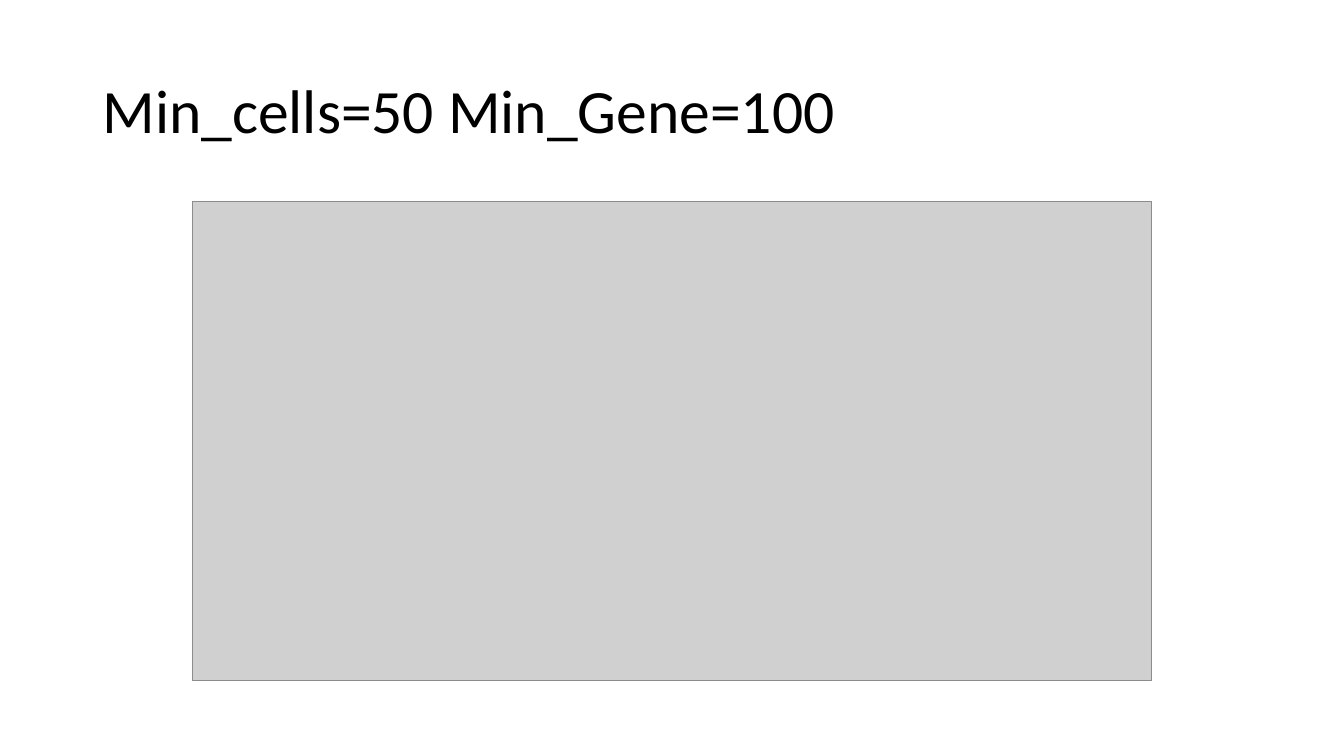
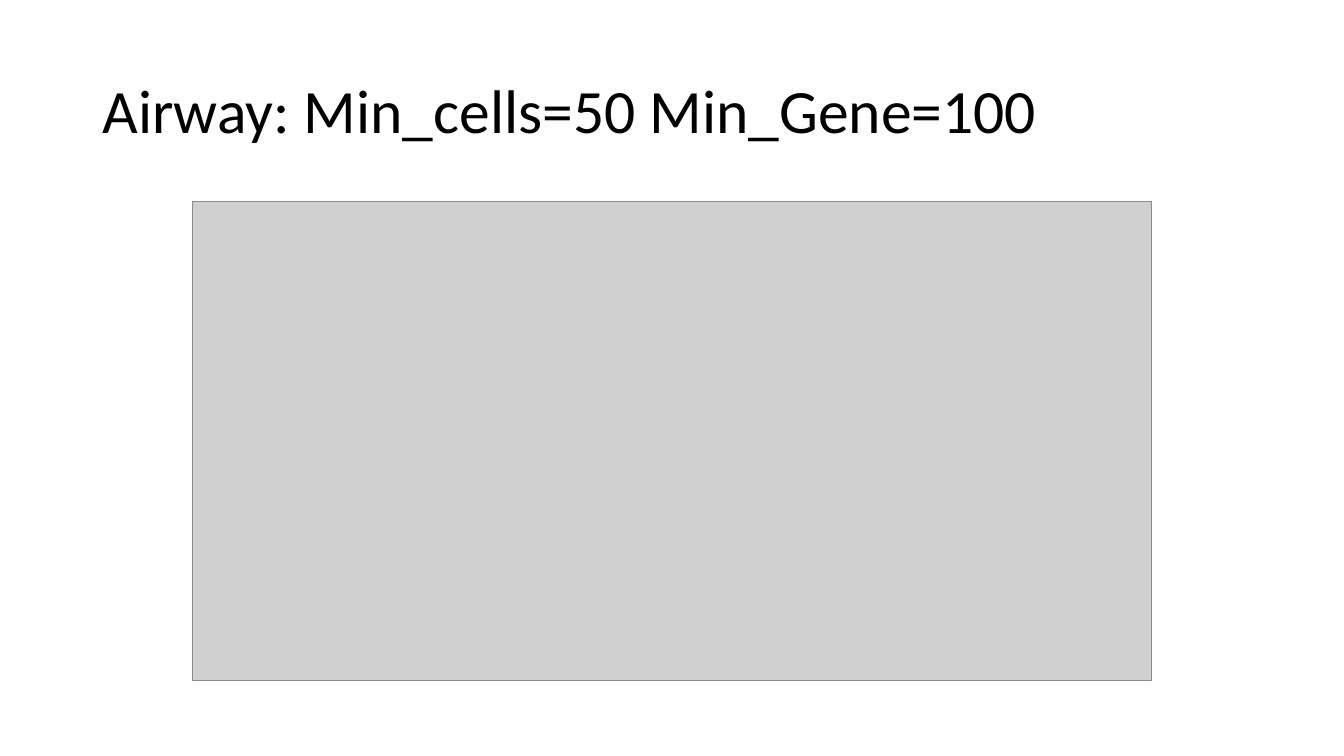
Before and after one commit to clintko/DukeDataPlus2018_DLSC, a slide deck: slide 6 of process_images/meeting618.pptx (slide 5 before the commit). Drawn at 1344x756 pixels with LibreOffice and Linux fonts; fonts in the diff are those of the drawing; grey boxes stand for pictures. Boxes give left, top, right and bottom in pixels: in the first picture for what was removed or moved away, otherwise in the second. Text is boxed around its words. In the diff, an @@ line names an element or a change of style, - is before the commit and + after.

Commit message:
ppt

```diff
--- a/process_images/meeting618.pptx
+++ b/process_images/meeting618.pptx
@@ title at (x1=102, y1=90, x2=1036, y2=143): text changed @@
-Min_cells=50 Min_Gene=100
+Airway: Min_cells=50 Min_Gene=100
```
Also in this commit, not shown: 2 other slides changed, 3 slides added.
